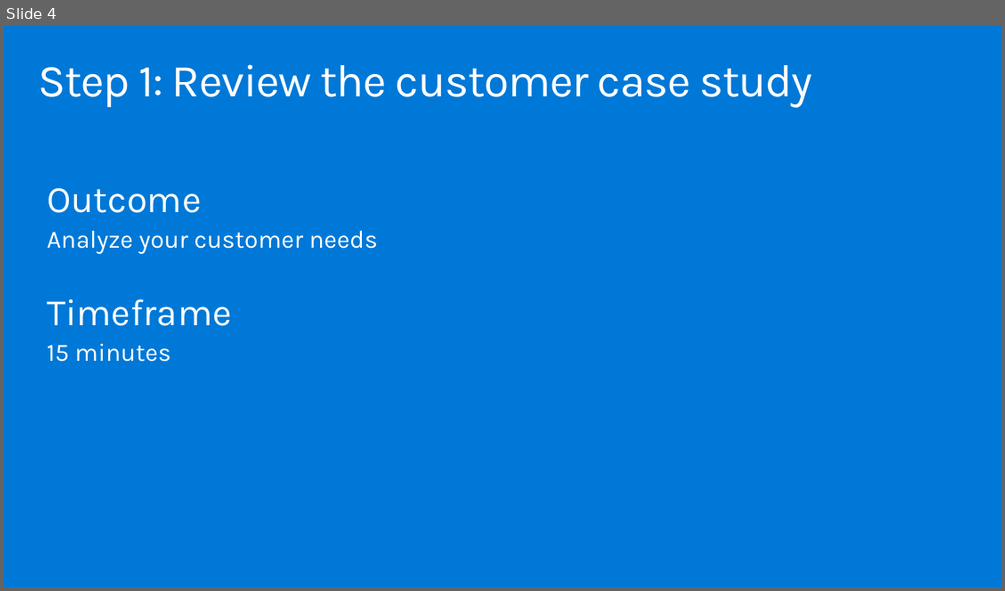
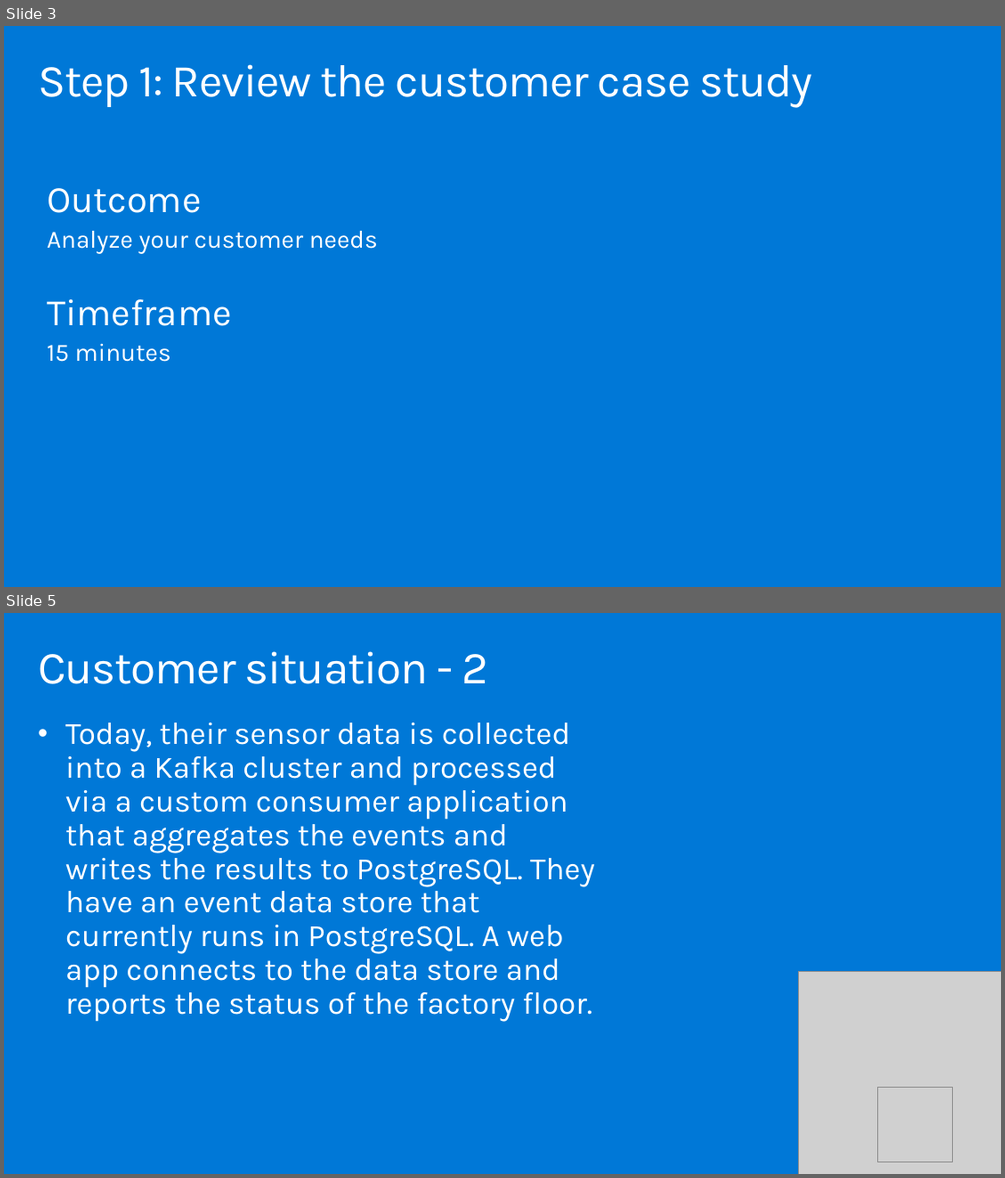
Before and after one commit to solliancenet/MCW-innovate-modernize-apps-with-data-ai, a slide deck: Whiteboard design session/WDS trainer presentation - Innovate and Modernize Apps with Data and AI.pptx. Shown one above the other, each under a label of ours: slide 4 before the commit, slides 3 and 5 after it; the slides between them are not shown. The pictures are 1005x591 and 1005x1178 pixels, drawn with LibreOffice and Linux fonts; fonts in the diff are those of the drawing; grey boxes stand for pictures. Boxes give left, top, right and bottom in pixels: in the first picture for what was removed or moved away, otherwise in the second. Text is boxed around its words. In the diff, an @@ line names an element or a change of style, - is before the commit and + after.

```diff
--- a/Whiteboard design session/WDS trainer presentation - Innovate and Modernize Apps with Data and AI.pptx
+++ b/Whiteboard design session/WDS trainer presentation - Innovate and Modernize Apps with Data and AI.pptx
@@ slide 5 added at box(4, 613, 1001, 1174), background #0078D7 @@
@@ title added at box(38, 651, 489, 684), 44.1 pt, text #FFFFFF @@
+Customer situation - 2
@@ text added at box(65, 722, 595, 1022), 30 pt, text #FFFFFF @@
+• Today, their sensor data is collected into a Kafka cluster and processed via a custom consumer application that aggregates the events and writes the results to PostgreSQL. They have an event data store that currently runs in PostgreSQL. A web app connects to the data store and reports the status of the factory floor.
@@ picture added at box(798, 971, 1001, 1174) @@
@@ picture added at box(877, 1087, 952, 1162) @@
@@ what was slide 4 is now slide 3 @@
```
Also in this commit, not shown: 1 slide changed, 14 other slides added, 19 slides removed, 1 other file.
